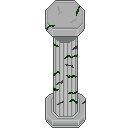
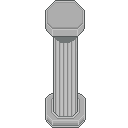
Comparing the layer stacks of the two 128×128 images. Changes:
renamed "Detail3" to "ShallowCrack1", hid it, painted on it over [left=57, top=6, right=77, bottom=105]
renamed "Detail2" to "DeepCrack1", hid it, painted on it over [left=56, top=45, right=86, bottom=105]
renamed "Detail1" to "Root1", hid it, painted on it over [left=46, top=6, right=81, bottom=104]
